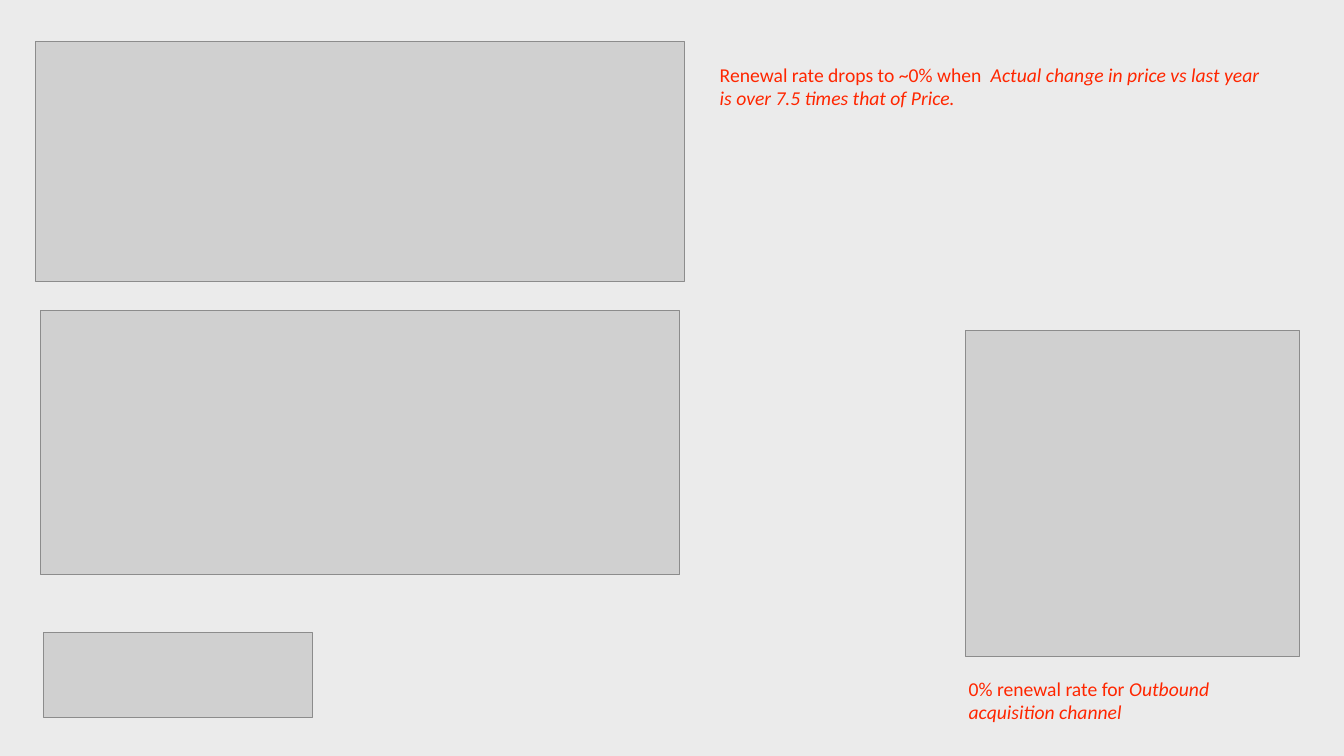
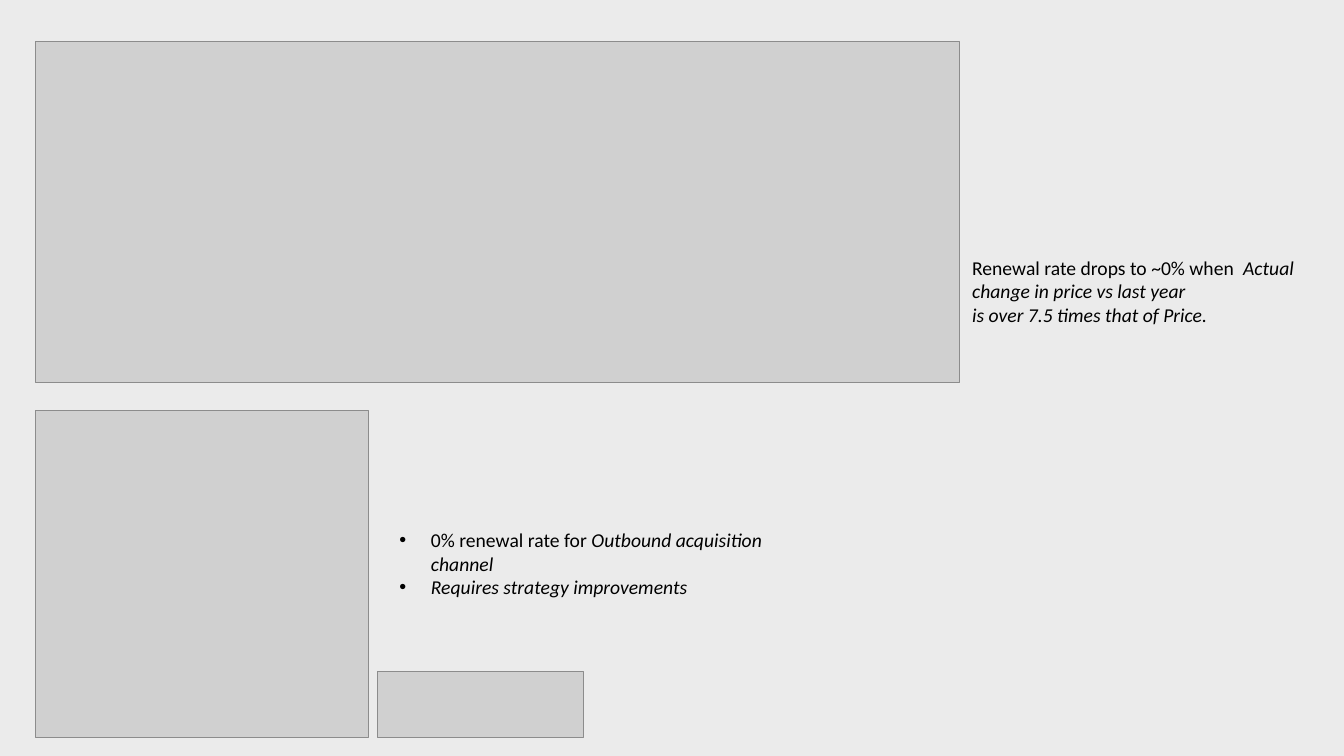
Before and after one commit to ankur93/InsurancePolicyRetention, a slide deck: slide 5 of Presentation_retention.pptx. Drawn at 1344x756 pixels with LibreOffice and Linux fonts; fonts in the diff are those of the drawing; grey boxes stand for pictures. Boxes give left, top, right and bottom in pixels: in the first picture for what was removed or moved away, otherwise in the second. Text is boxed around its words. In the diff, an @@ line names an element or a change of style, - is before the commit and + after.

Commit message:
modified

```diff
--- a/Presentation_retention.pptx
+++ b/Presentation_retention.pptx
@@ picture: place and size @@
-picture at bbox=[35, 41, 686, 281]
+picture at bbox=[35, 41, 960, 382]
@@ text "Renewal rate drops to ~0% ...": place and size @@
-text "Renewal rate drops to ~0% ..." at bbox=[720, 68, 1259, 108]
+text "Renewal rate drops to ~0% ..." at bbox=[972, 261, 1294, 324]
@@ text "Renewal rate drops to ~0% ..." at bbox=[972, 261, 1294, 324]: text colour #FF2600 to #000000 @@
@@ picture removed at bbox=[40, 311, 680, 575] @@
@@ picture: place and size @@
-picture at bbox=[966, 331, 1300, 657]
+picture at bbox=[35, 410, 369, 737]
@@ text at bbox=[431, 533, 762, 598]: text changed; text colour #FF2600 to #000000 @@
-0% renewal rate for Outbound
-acquisition channel
+• 0% renewal rate for Outbound acquisition channel
+• Requires strategy improvements
@@ picture: place and size @@
-picture at bbox=[43, 632, 313, 717]
+picture at bbox=[377, 671, 584, 737]
```
Also in this commit, not shown: 2 other slides changed, 1 slide added.
